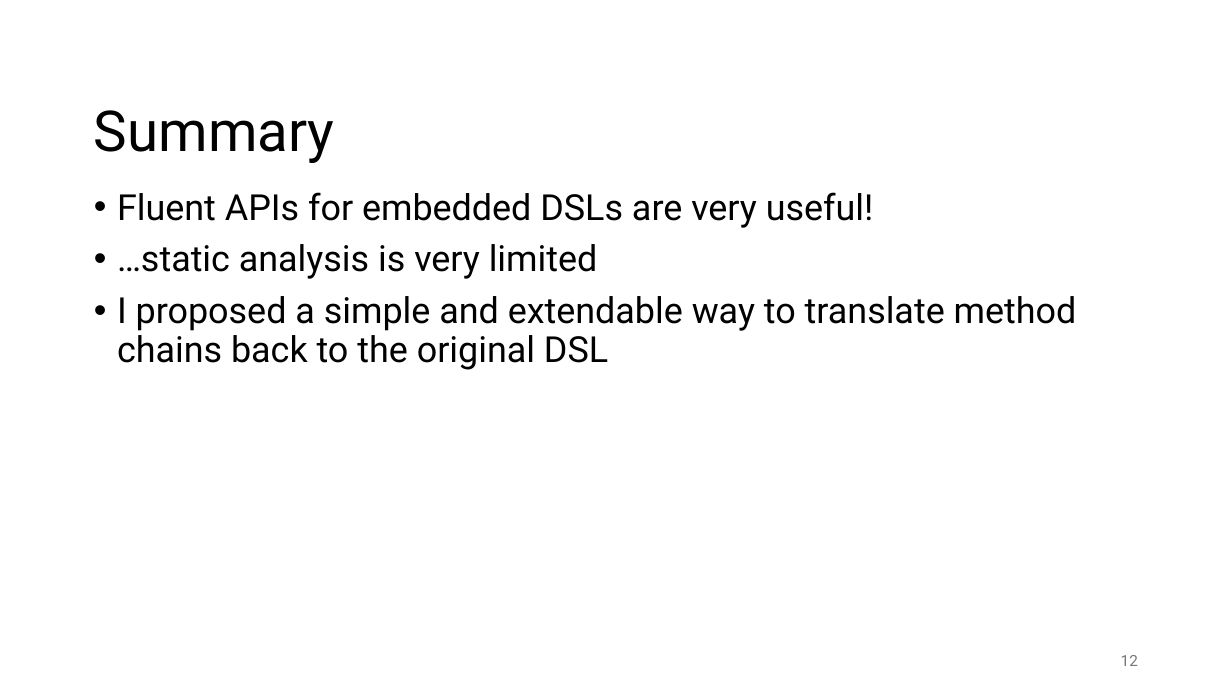
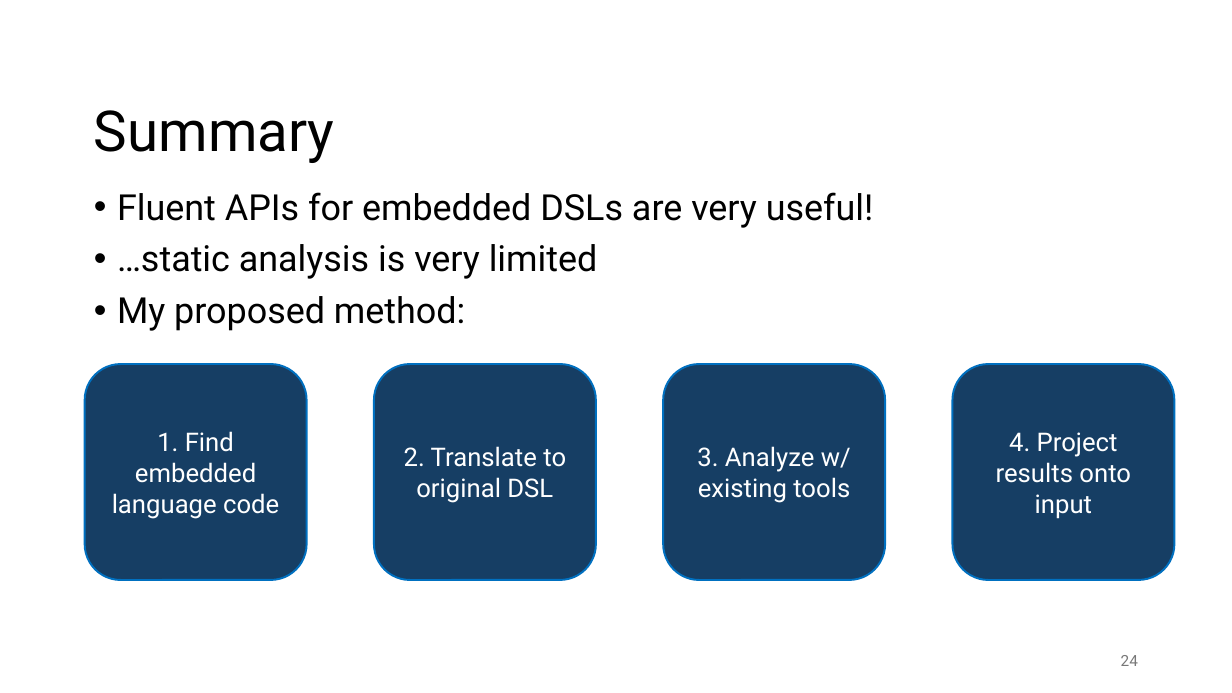
Before and after one commit to prg-titech/safe-fluent-dsls, a slide deck: slide 24 of concept/SeminarPresentation26Q2.pptx (slide 12 before the commit). Drawn at 1232x693 pixels with LibreOffice and Linux fonts; fonts in the diff are those of the drawing. Boxes give left, top, right and bottom in pixels: in the first picture for what was removed or moved away, otherwise in the second. Text is boxed around its words. In the diff, an @@ line names an element or a change of style, - is before the commit and + after.

```diff
--- a/concept/SeminarPresentation26Q2.pptx
+++ b/concept/SeminarPresentation26Q2.pptx
@@ text at bbox=[117, 296, 465, 331]: text changed @@
-• I proposed a simple and extendable way to translate method chains back to the original DSL
+• My proposed method:
@@ rounded rectangle added at bbox=[85, 364, 307, 580], fill #163E64, outline #0070C0 1.5 pt, 20 pt, text #FFFFFF @@
+1. Find embedded language code
@@ rounded rectangle added at bbox=[374, 364, 596, 580], fill #163E64, outline #0070C0 1.5 pt, 20 pt, text #FFFFFF @@
+2. Translate to original DSL
@@ rounded rectangle added at bbox=[664, 364, 885, 580], fill #163E64, outline #0070C0 1.5 pt, 20 pt, text #FFFFFF @@
+3. Analyze w/ existing tools
@@ rounded rectangle added at bbox=[953, 364, 1175, 580], fill #163E64, outline #0070C0 1.5 pt, 20 pt, text #FFFFFF @@
+4. Project results onto input
@@ page number at bbox=[1121, 655, 1138, 666]: text changed @@
-12
+24
```
Also in this commit, not shown: 6 other slides changed, 14 slides added, 2 slides removed, 1 other file.
